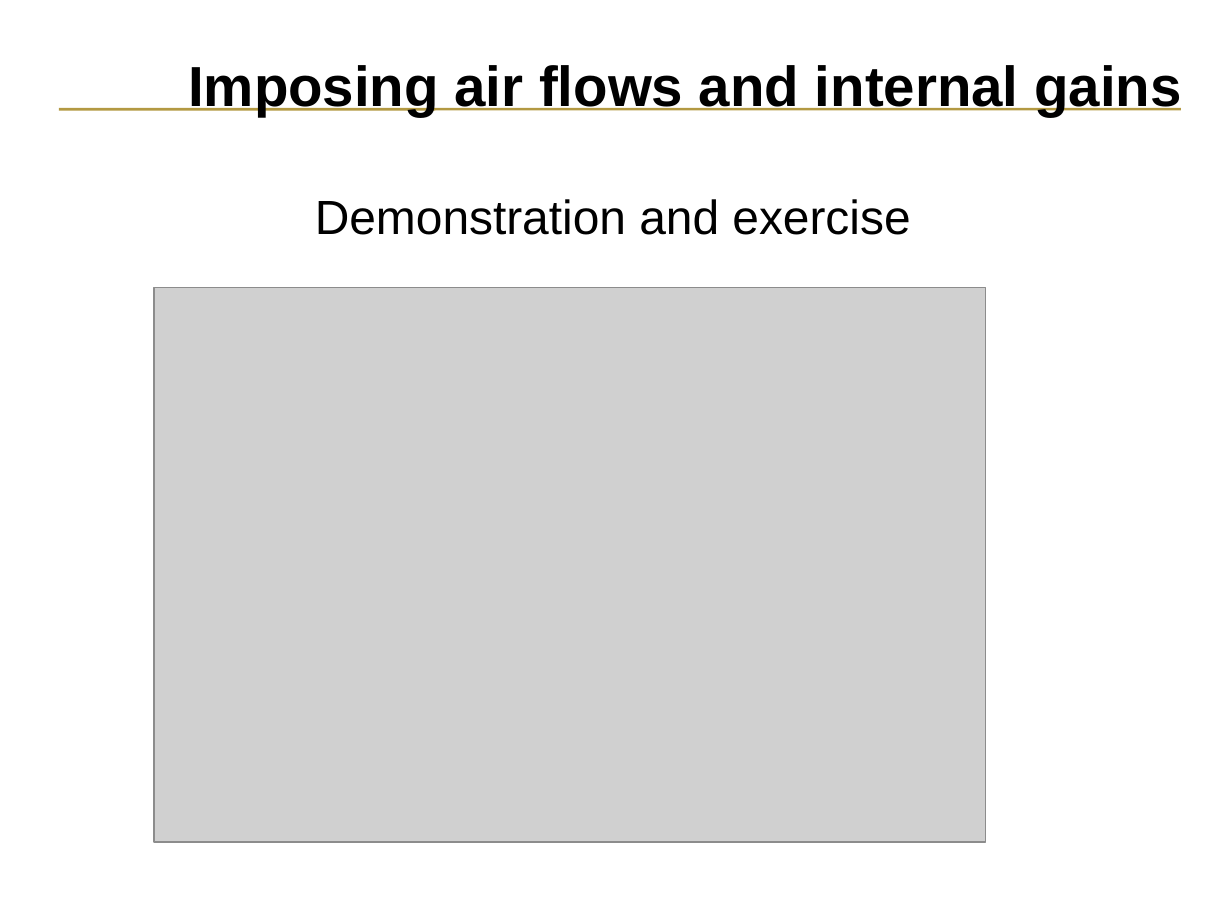
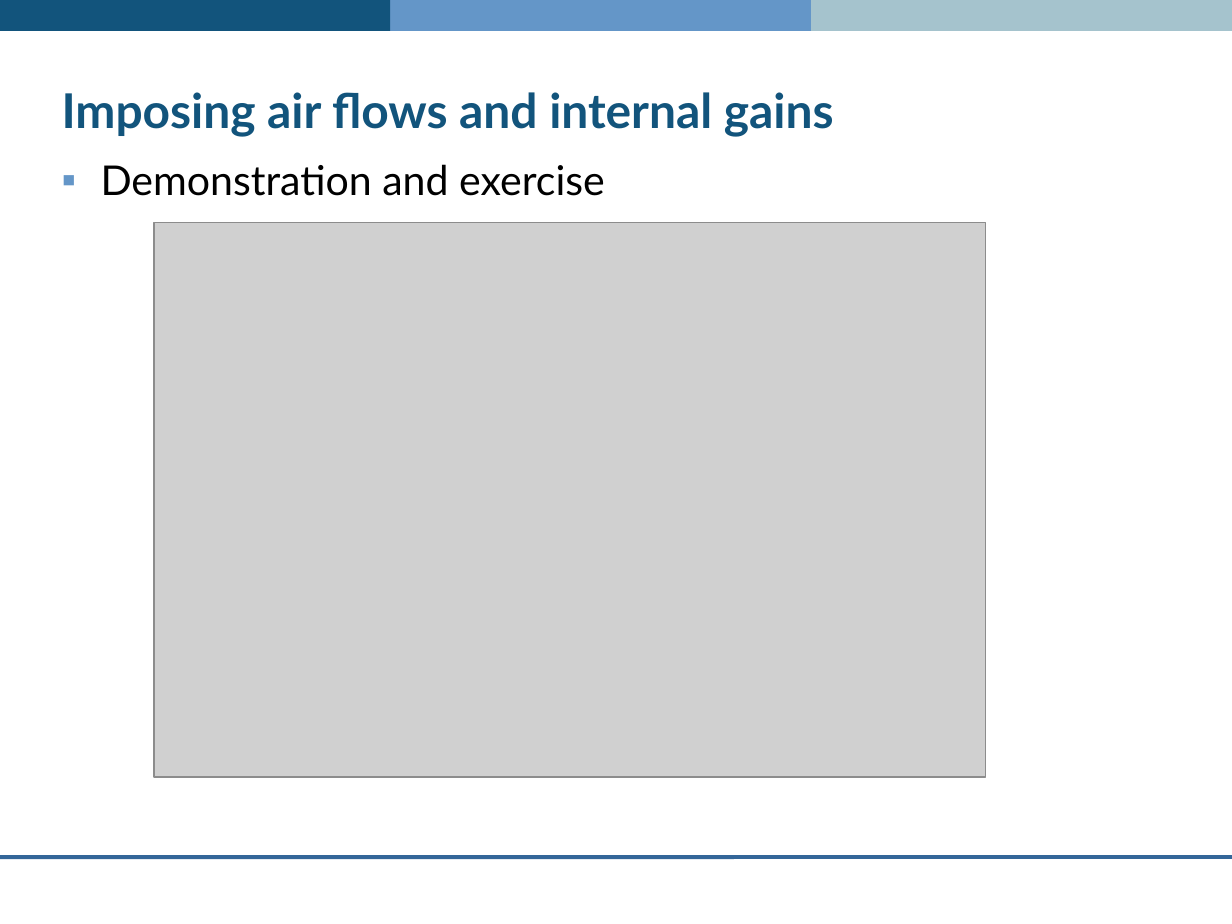
Before and after one commit to ESP-rCommunity/ESPrExtras, a slide deck: slide 44 of training/co-simulator_ESP-r/intro/introduction.ppt. Drawn at 1232x924 pixels with LibreOffice and Linux fonts; fonts in the diff are those of the drawing; grey boxes stand for pictures; background and template pictures are left out. Boxes give left, top, right and bottom in pixels: in the first picture for what was removed or moved away, otherwise in the second. Text is boxed around its words. In the diff, an @@ line names an element or a change of style, - is before the commit and + after.

```diff
--- a/training/co-simulator_ESP-r/intro/introduction.ppt
+++ b/training/co-simulator_ESP-r/intro/introduction.ppt
@@ rectangle added at <box>0,0,391,31</box>, fill #12547C @@
@@ rectangle added at <box>339,0,841,31</box>, fill #6496C8 @@
@@ rectangle added at <box>811,0,1232,31</box>, fill #A5C3CD @@
@@ title "Imposing air flows and internal ...": place and size @@
-title "Imposing air flows and internal ..." at <box>188,65,1181,116</box>
+title "Imposing air flows and internal ..." at <box>62,92,834,137</box>
@@ title "Imposing air flows and internal ..." at <box>62,92,834,137</box>: size 33 to 28 pt, font Arial to Lato, text colour #000000 to #12547C; alignment right to left @@
@@ line removed from (1180, 110) to (59, 110) @@
@@ text "Demonstration and exercise": place and size @@
-text "Demonstration and exercise" at <box>315,199,910,235</box>
+text "Demonstration and exercise" at <box>101,164,605,196</box>
@@ text "Demonstration and exercise" at <box>101,164,605,196</box>: size 28 to 24 pt, font Arial to Lato; alignment centre to left; bullet none to ▪; less space between paragraphs @@
@@ picture: place and size @@
-picture at <box>154,287,986,841</box>
+picture at <box>154,223,986,777</box>
@@ line added from (1232, 857) to (0, 857), #336699 2.24 pt @@
```
Also in this commit, not shown: 56 other slides changed.
